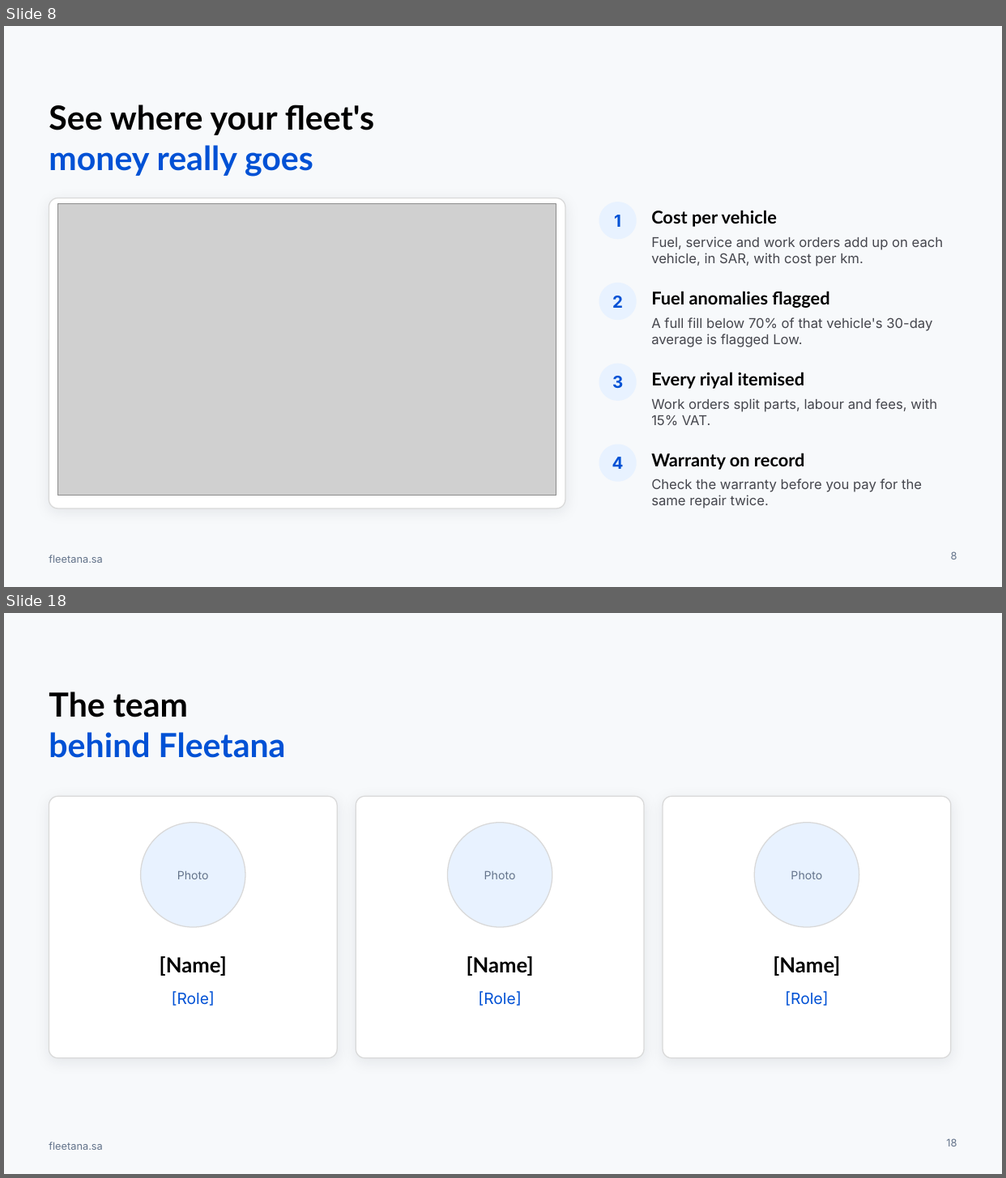
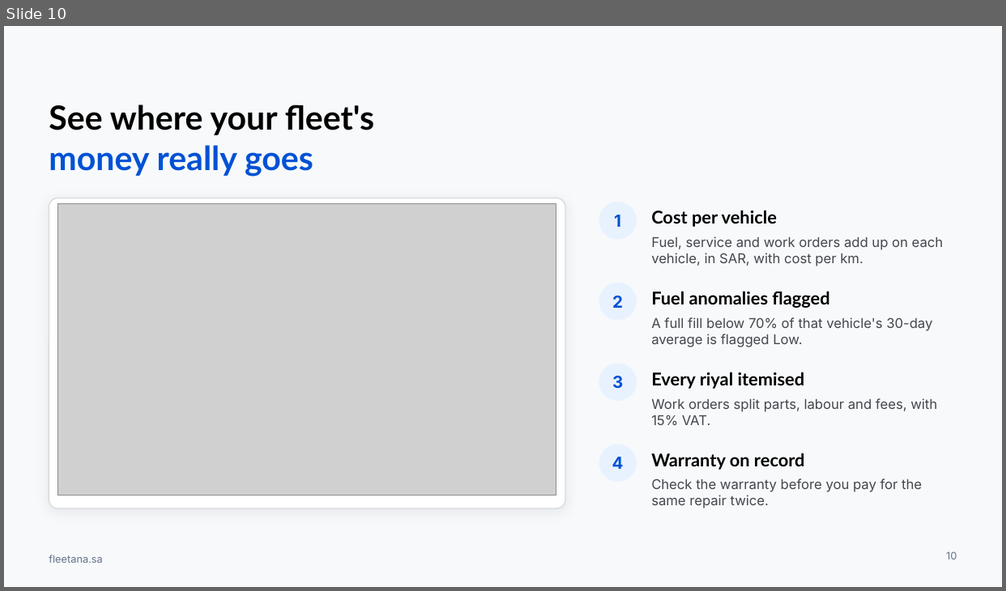
Before and after one commit to AbdallahDaban/Claude, a slide deck: fleetana-launch/brand/profile/Fleetana-Company-Profile-EN.pptx. Shown one above the other, each under a label of ours: slides 8 and 18 before the commit, slide 10 after it; the slides between them are not shown. The pictures are 1006x1178 and 1006x591 pixels, drawn with LibreOffice and Linux fonts; fonts in the diff are those of the drawing; grey boxes stand for pictures; background and template pictures are left out. Boxes give left, top, right and bottom in pixels: in the first picture for what was removed or moved away, otherwise in the second. Text is boxed around its words. In the diff, an @@ line names an element or a change of style, - is before the commit and + after.

```diff
--- a/fleetana-launch/brand/profile/Fleetana-Company-Profile-EN.pptx
+++ b/fleetana-launch/brand/profile/Fleetana-Company-Profile-EN.pptx
@@ slide 18 removed at (4, 613, 1002, 1174), background #F7F9FB; not listed: 1 template element that a slide beside it also shows @@
@@ title removed at (49, 692, 286, 758) @@
-The team
-behind Fleetana
@@ rounded rectangle removed at (49, 796, 337, 1059) @@
@@ rounded rectangle removed at (356, 796, 644, 1059) @@
@@ rounded rectangle removed at (663, 796, 951, 1059) @@
@@ ellipse removed at (140, 823, 245, 927) @@
@@ ellipse removed at (447, 823, 552, 927) @@
@@ ellipse removed at (755, 823, 859, 927) @@
@@ text removed at (177, 871, 209, 879) @@
-Photo
@@ text removed at (484, 871, 516, 879) @@
-Photo
@@ text removed at (791, 871, 822, 879) @@
-Photo
@@ text removed at (160, 956, 227, 976) @@
-[Name]
@@ text removed at (467, 956, 534, 976) @@
-[Name]
@@ text removed at (773, 956, 840, 976) @@
-[Name]
@@ text removed at (172, 991, 215, 1006) @@
-[Role]
@@ text removed at (478, 991, 521, 1006) @@
-[Role]
@@ text removed at (785, 991, 828, 1006) @@
-[Role]
@@ page number removed at (946, 1139, 957, 1147) @@
-18
@@ what was slide 8 is now slide 10 @@
@@ page number at (946, 552, 957, 560): text changed @@
-8
+10
```
Also in this commit, not shown: 10 slides changed, 7 slides added, 5 other slides removed, 4 other files.
